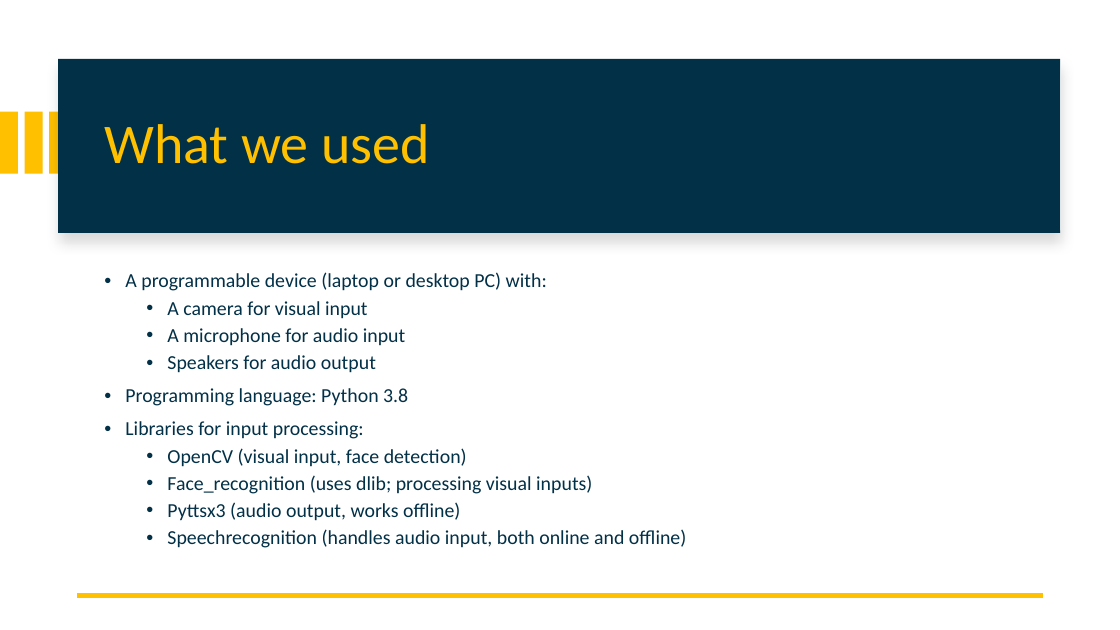
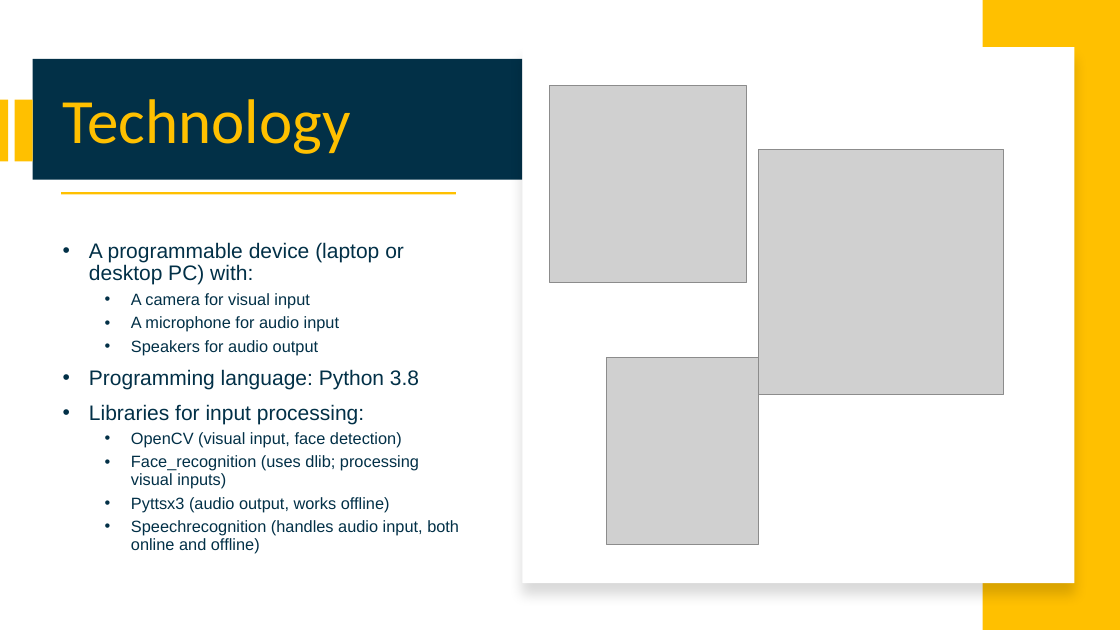
Before and after one commit to attennig/MultimodalMultiuserHomeAssistant, a slide deck: slide 6 of Multimodal personalized multiuser Home Assistant.pptx (slide 5 before the commit). Drawn at 1120x630 pixels with LibreOffice and Linux fonts; fonts in the diff are those of the drawing; grey boxes stand for pictures. Boxes give left, top, right and bottom in pixels: in the first picture for what was removed or moved away, otherwise in the second. Text is boxed around its words. In the diff, an @@ line names an element or a change of style, - is before the commit and + after.

```diff
--- a/Multimodal personalized multiuser Home Assistant.pptx
+++ b/Multimodal personalized multiuser Home Assistant.pptx
@@ rectangle added at (983,0,1120,630), fill #FFC000 @@
@@ rectangle: place and size @@
-rectangle at (58,59,1060,233)
+rectangle at (33,59,523,180)
@@ rectangle removed at (59,56,1061,230) @@
@@ rectangle added at (523,47,1075,583), fill #FFFFFF @@
@@ picture added at (550,86,747,282) @@
@@ rectangle: place and size @@
-rectangle at (0,112,18,174)
+rectangle at (0,99,8,161)
@@ rectangle: place and size @@
-rectangle at (24,112,42,174)
+rectangle at (14,99,32,161)
@@ rectangle removed at (50,112,67,174) @@
@@ title added at (63,99,351,154), 54 pt, text #FFC000 @@
+Technology
@@ title removed at (104,124,430,164) @@
-What we used
@@ picture added at (759,150,1004,395) @@
@@ rectangle added at (61,192,456,195), fill #FFC000 @@
@@ text "A programmable device (laptop or ...": place and size @@
-text "A programmable device (laptop or ..." at (125,272,686,548)
+text "A programmable device (laptop or ..." at (89,242,459,553)
@@ text "A programmable device (laptop or ..." at (89,242,459,553): size 17 to 18 pt in "A programmable device (laptop or desktop PC) ...", "Programming language: Python 3.8", "Libraries for input processing:"; font Calibri to Arial; size 17 to 14 pt in "A camera for visual input", "A microphone for audio input", "Speakers for audio output", "OpenCV (visual input, face detection)" and 3 more places; indent changed @@
@@ picture added at (607,357,759,544) @@
@@ line removed from (1044, 596) to (77, 596) @@
```
Also in this commit, not shown: 1 other slide changed, 3 slides added.
